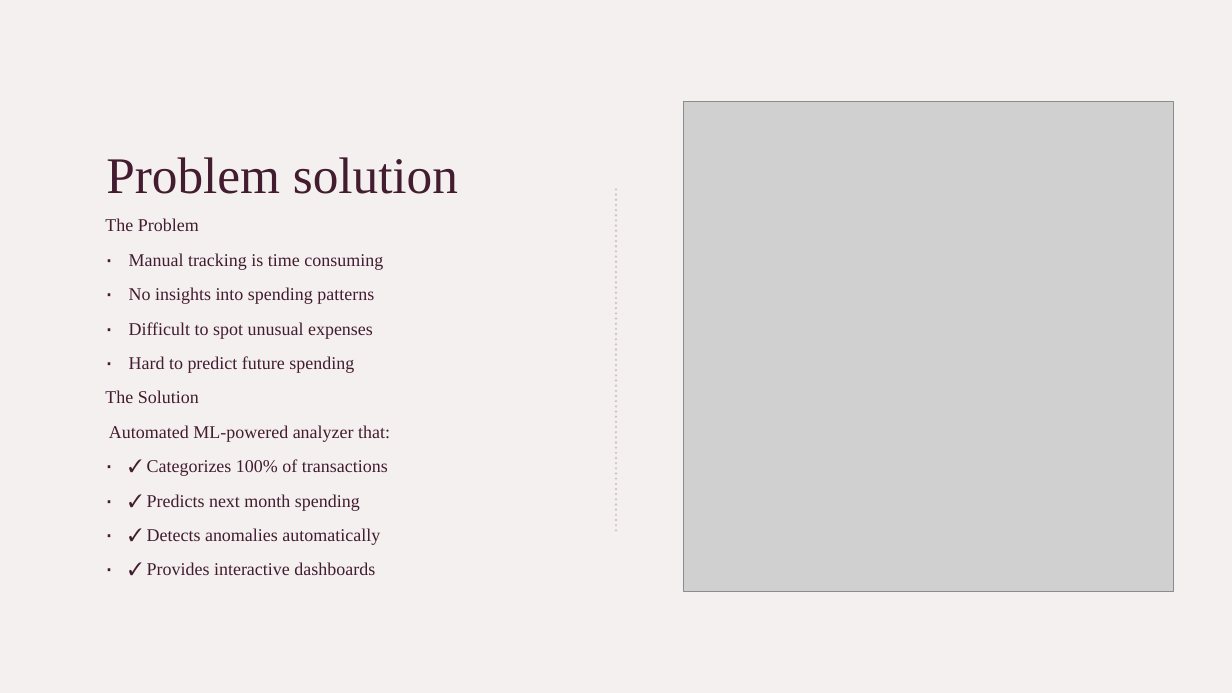
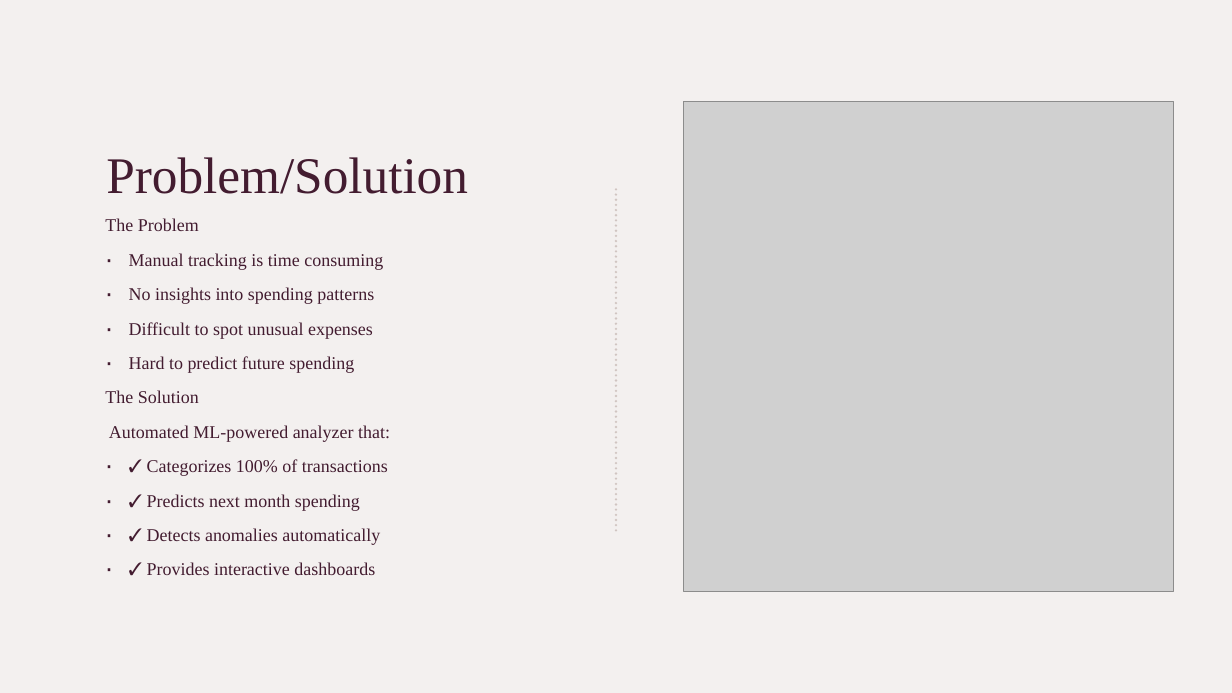
Before and after one commit to JasperCroijmans/personal-finance-analyzer, a slide deck: slide 2 of Personal_Finance_Analyzer_Presentation.pptx. Drawn at 1232x693 pixels with LibreOffice and Linux fonts; fonts in the diff are those of the drawing; grey boxes stand for pictures. Boxes give left, top, right and bottom in pixels: in the first picture for what was removed or moved away, otherwise in the second. Text is boxed around its words. In the diff, an @@ line names an element or a change of style, - is before the commit and + after.

```diff
--- a/Personal_Finance_Analyzer_Presentation.pptx
+++ b/Personal_Finance_Analyzer_Presentation.pptx
@@ title at bbox=[106, 157, 468, 194]: text changed @@
-Problem solution
+Problem/Solution
```
Also in this commit, not shown: 1 other slide changed.
